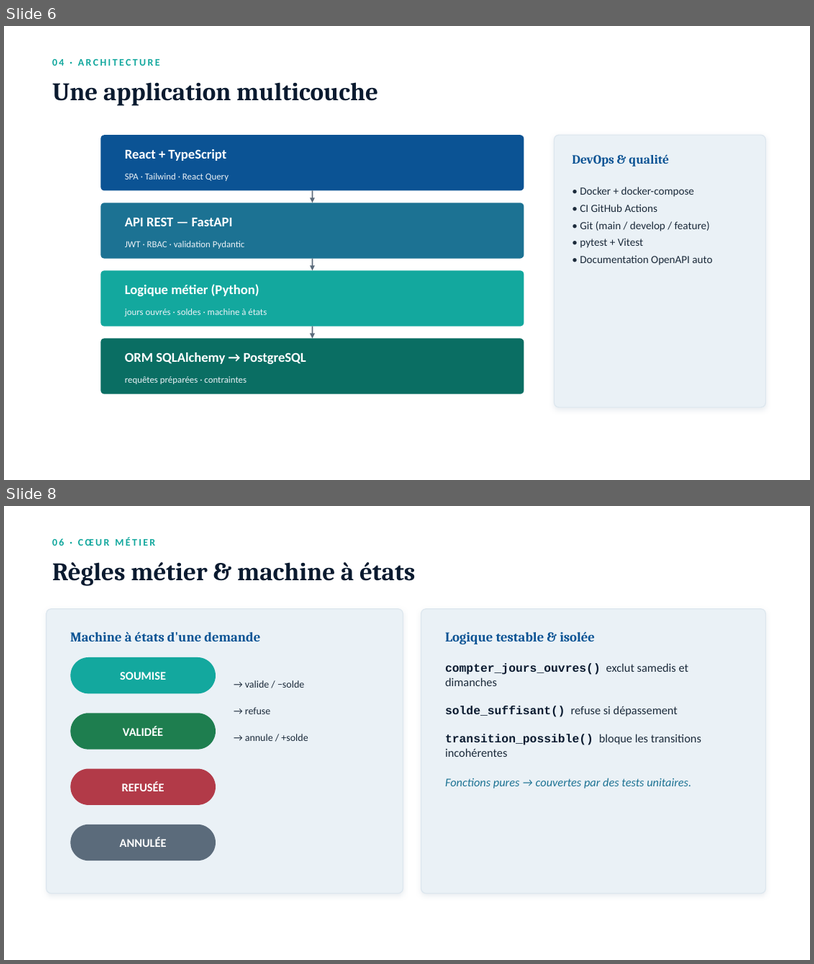
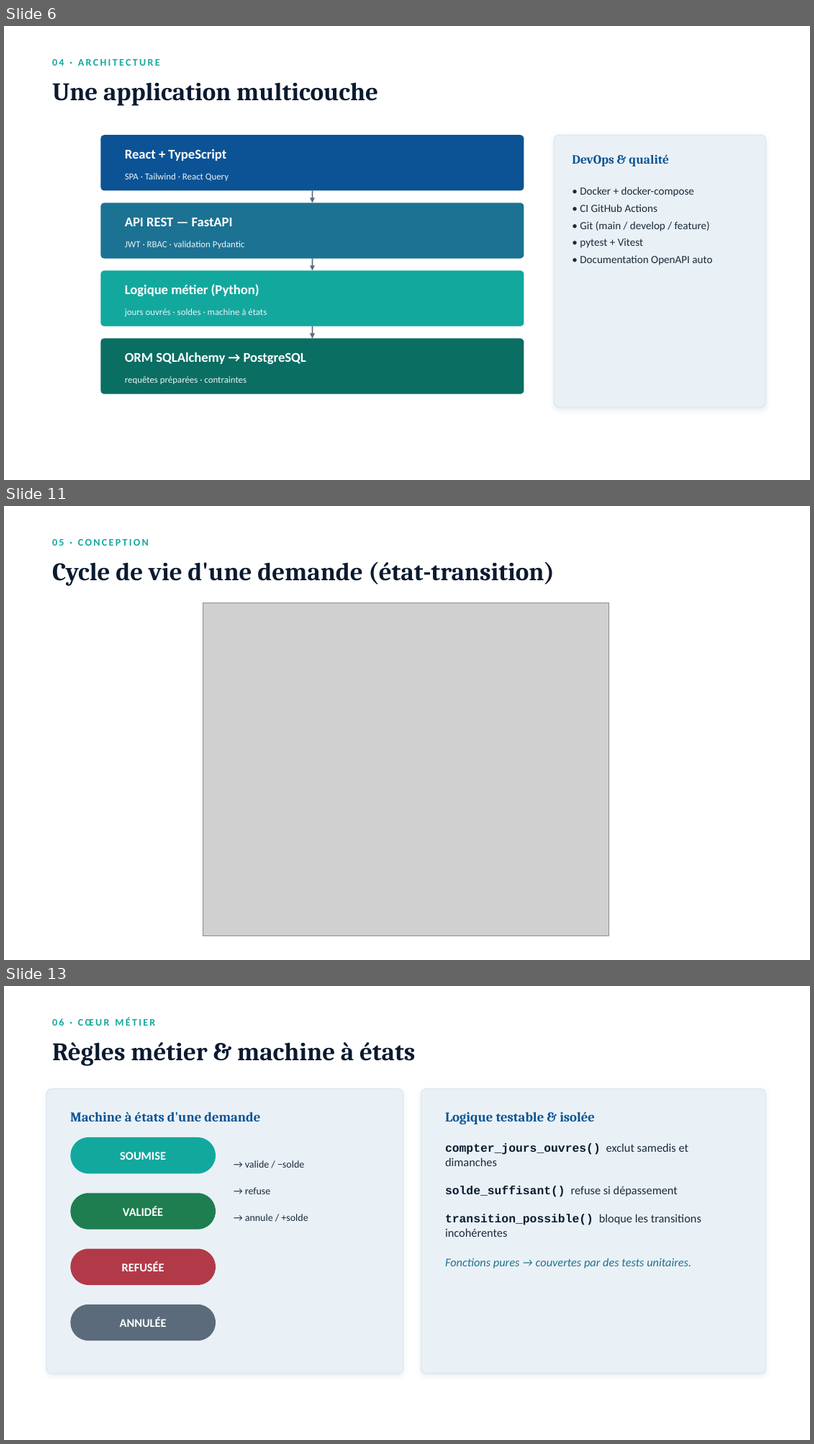
Before and after one commit to glo007/congesflow, a slide deck: livrables/Presentation_Soutenance_CongesFlow.pptx. Shown one above the other, each under a label of ours: slides 6 and 8 before the commit, slides 6, 11 and 13 after it; the slides between them are not shown. The pictures are 814x964 and 814x1444 pixels, drawn with LibreOffice and Linux fonts; fonts in the diff are those of the drawing; grey boxes stand for pictures. Boxes give left, top, right and bottom in pixels: in the first picture for what was removed or moved away, otherwise in the second. Text is boxed around its words. In the diff, an @@ line names an element or a change of style, - is before the commit and + after.

```diff
--- a/livrables/Presentation_Soutenance_CongesFlow.pptx
+++ b/livrables/Presentation_Soutenance_CongesFlow.pptx
@@ slide 11 added at (4,506,810,960), background #FFFFFF @@
@@ text added at (52,539,149,546), 12 pt, text #13A89E, bold @@
+05 · CONCEPTION
@@ text added at (52,561,554,586), 30 pt, text #0A1A2F, bold @@
+Cycle de vie d'une demande (état-transition)
@@ picture added at (203,602,610,936) @@
@@ what was slide 8 is now slide 13 @@
```
Also in this commit, not shown: 1 slide changed, 4 other slides added, 20 other files.
